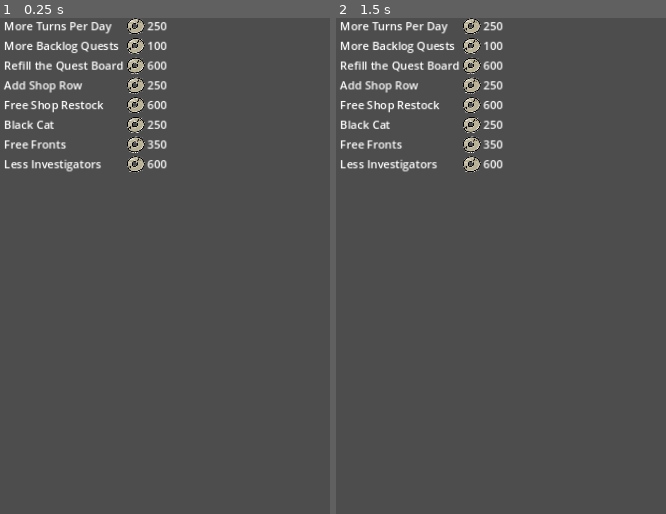
Above: before the commit, frames 1-2 (left to right).
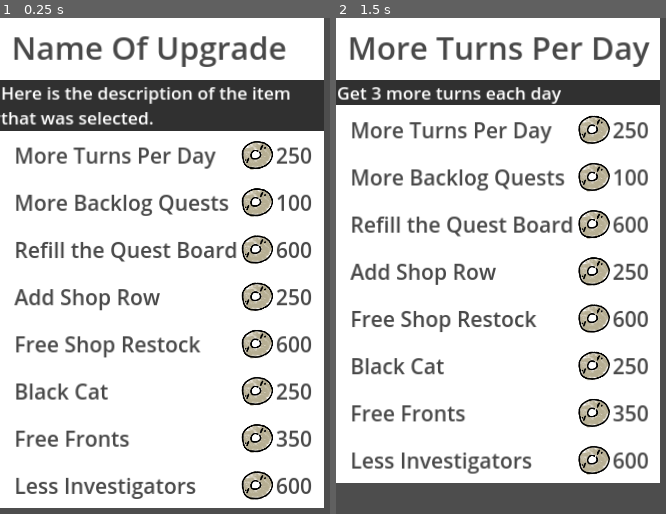
Above: after the commit, the same moments.

Repository: cncarey/PirateSoftwareJam15
Game: Godot game, scene res://UI/upgrad_shop.tscn
Two runs of this game, one before a commit and one after it. Both use one fixed random seed, a clock stepped at 60 frames per second and the inputs below. This scene is started directly instead of the project's main scene.
Inputs (mouse positions are in pixels of both pictures, inside the frame that each line leads up to):
- Up to frame 1 (0.25 s): no input
- Up to frame 2 (1.5 s): click (497, 156) at 0.52 s; click (497, 132) at 1.27 s

The runs differ from the first frame. In frame 1, 92% of the frame differs, in the area x 0-99%, y 0-99%; in frame 2, 88%.

Commit message:
#8 added ability to display title and description of the selected upgrade
#8 added ability to display title and description of the selected upgrade

Diff:
--- /dev/null
+++ b/Assets/Fonts/shop_item_Title.tres
@@ -0,0 +1,5 @@
+[gd_resource type="LabelSettings" format=3 uid="uid://cjrv187wltsqq"]
+
+[resource]
+font_size = 45
+font_color = Color(0.283018, 0.283018, 0.283018, 1)
--- /dev/null
+++ b/Assets/Fonts/shop_item_labels.tres
@@ -0,0 +1,5 @@
+[gd_resource type="LabelSettings" format=3 uid="uid://bfy3ea6hitmrx"]
+
+[resource]
+font_size = 30
+font_color = Color(0.283018, 0.283018, 0.283018, 1)
--- a/UI/shop_item.gd
+++ b/UI/shop_item.gd
@@ -4,16 +4,26 @@
 @onready var cost = %Cost
 
 var upgrade = {}
+signal onShopItemSelected(s, u)
 
 # Called when the node enters the scene tree for the first time.
 func _ready():
-	print(upgrade)
 	display_name.text = upgrade["DisplayName"]
 	if upgrade["CurIncrease"] < upgrade["Cost"].size():
 		cost.text = str(upgrade["Cost"][upgrade["CurIncrease"]])
+	else:
+		cost.text = "--"
 	pass # Replace with function body.
 
 
 # Called every frame. 'delta' is the elapsed time since the previous frame.
 func _process(delta):
 	pass
+
+
+func selectShopItem():
+	onShopItemSelected.emit(self, upgrade)
+	pass # Replace with function body.
+
+func reset():
+	pass
--- a/UI/shop_item.tscn
+++ b/UI/shop_item.tscn
@@ -1,16 +1,24 @@
-[gd_scene load_steps=4 format=3 uid="uid://bpputbyyau4al"]
+[gd_scene load_steps=5 format=3 uid="uid://bpputbyyau4al"]
 
 [ext_resource type="Script" path="res://UI/shop_item.gd" id="1_6r640"]
 [ext_resource type="Texture2D" uid="uid://q7lgopk72l3c" path="res://Assets/alchemyArt.png" id="1_8762u"]
+[ext_resource type="LabelSettings" uid="uid://bfy3ea6hitmrx" path="res://Assets/Fonts/shop_item_labels.tres" id="2_p0fty"]
 
 [sub_resource type="AtlasTexture" id="AtlasTexture_khnsm"]
 atlas = ExtResource("1_8762u")
 region = Rect2(646, 11, 65, 59)
 
 [node name="ShopItem" type="MarginContainer"]
-offset_right = 40.0
-offset_bottom = 40.0
+size_flags_horizontal = 3
+size_flags_vertical = 3
+theme_override_constants/margin_left = 15
+theme_override_constants/margin_top = 10
+theme_override_constants/margin_right = 15
+theme_override_constants/margin_bottom = 10
 script = ExtResource("1_6r640")
+
+[node name="ColorRect" type="ColorRect" parent="."]
+layout_mode = 2
 
 [node name="HBoxContainer" type="HBoxContainer" parent="."]
 layout_mode = 2
@@ -22,6 +30,7 @@
 unique_name_in_owner = true
 layout_mode = 2
 text = "Display Name"
+label_settings = ExtResource("2_p0fty")
 
 [node name="HBoxContainer" type="HBoxContainer" parent="HBoxContainer"]
 layout_mode = 2
@@ -36,3 +45,9 @@
 unique_name_in_owner = true
 layout_mode = 2
 text = "00"
+label_settings = ExtResource("2_p0fty")
+
+[node name="MarginContainer" type="TextureButton" parent="."]
+layout_mode = 2
+
+[connection signal="pressed" from="MarginContainer" to="." method="selectShopItem"]
--- a/UI/upgrad_shop.gd
+++ b/UI/upgrad_shop.gd
@@ -1,20 +1,24 @@
 extends CanvasLayer
 
 var shopItem = preload("res://UI/shop_item.tscn")
-@onready var shop_item_container = $MarginContainer/ShopItemContainer
+
+@onready var shop_item_container = %ShopItemContainer
+@onready var upgrade_title = %UpgradeTitle
+@onready var upgrade_description = %UpgradeDescription
 
 # Called when the node enters the scene tree for the first time.
 func _ready():
 	for key in UpgradeManager.upgrades:
 		var upgrade = UpgradeManager.upgrades[key]
-		print(upgrade)
+
 		var si = shopItem.instantiate()
 		si.upgrade = upgrade
 		shop_item_container.add_child(si)
+		si.connect("onShopItemSelected", updateSelected)
 		pass
 	pass # Replace with function body.
 
-
-# Called every frame. 'delta' is the elapsed time since the previous frame.
-func _process(delta):
-	pass
+func updateSelected(_shopItem, upgrade):
+	print(upgrade)
+	upgrade_title.text = upgrade["DisplayName"]
+	upgrade_description.text = upgrade["Description"]
--- a/UI/upgrad_shop.tscn
+++ b/UI/upgrad_shop.tscn
@@ -1,6 +1,7 @@
-[gd_scene load_steps=2 format=3 uid="uid://cwvlt4vgehd6u"]
+[gd_scene load_steps=3 format=3 uid="uid://cwvlt4vgehd6u"]
 
 [ext_resource type="Script" path="res://UI/upgrad_shop.gd" id="1_64438"]
+[ext_resource type="LabelSettings" uid="uid://cjrv187wltsqq" path="res://Assets/Fonts/shop_item_Title.tres" id="2_6jmns"]
 
 [node name="UpgradShop" type="CanvasLayer"]
 script = ExtResource("1_64438")
@@ -11,5 +12,38 @@
 offset_right = 40.0
 offset_bottom = 40.0
 
+[node name="ColorRect" type="ColorRect" parent="MarginContainer"]
+layout_mode = 2
+
 [node name="ShopItemContainer" type="VBoxContainer" parent="MarginContainer"]
+unique_name_in_owner = true
 layout_mode = 2
+
+[node name="DisplayNameContainer" type="MarginContainer" parent="MarginContainer/ShopItemContainer"]
+layout_mode = 2
+size_flags_vertical = 3
+theme_override_constants/margin_left = 15
+theme_override_constants/margin_top = 10
+theme_override_constants/margin_right = 15
+theme_override_constants/margin_bottom = 10
+
+[node name="UpgradeTitle" type="Label" parent="MarginContainer/ShopItemContainer/DisplayNameContainer"]
+unique_name_in_owner = true
+layout_mode = 2
+text = "Name Of Upgrade"
+label_settings = ExtResource("2_6jmns")
+
+[node name="DescriptionContainer" type="MarginContainer" parent="MarginContainer/ShopItemContainer"]
+layout_mode = 2
+size_flags_vertical = 3
+
+[node name="ColorRect" type="ColorRect" parent="MarginContainer/ShopItemContainer/DescriptionContainer"]
+layout_mode = 2
+color = Color(0.188969, 0.188969, 0.188969, 1)
+
+[node name="UpgradeDescription" type="RichTextLabel" parent="MarginContainer/ShopItemContainer/DescriptionContainer"]
+unique_name_in_owner = true
+layout_mode = 2
+theme_override_font_sizes/normal_font_size = 25
+text = "Here is the description of the item that was selected."
+fit_content = true
